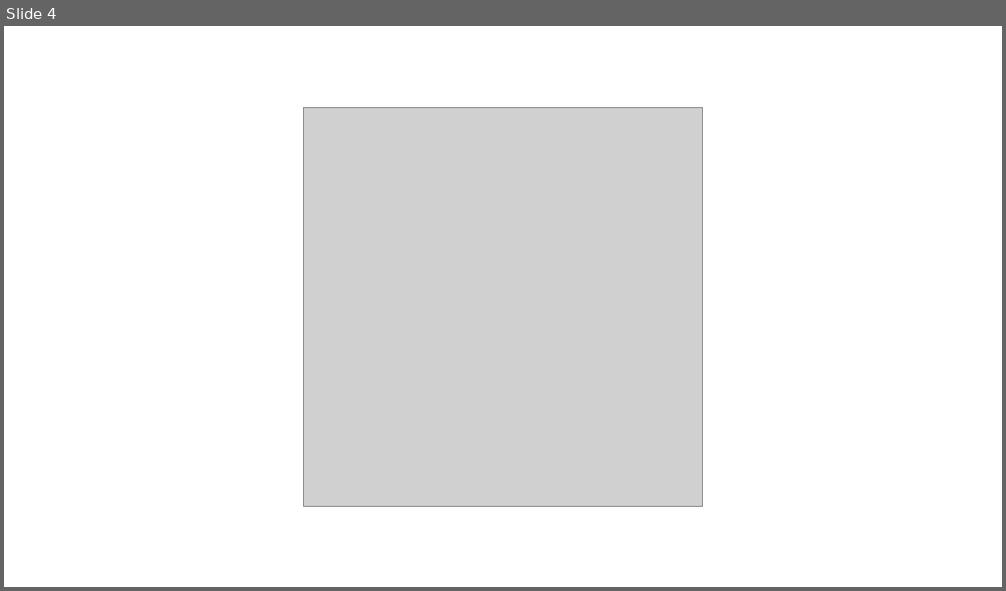
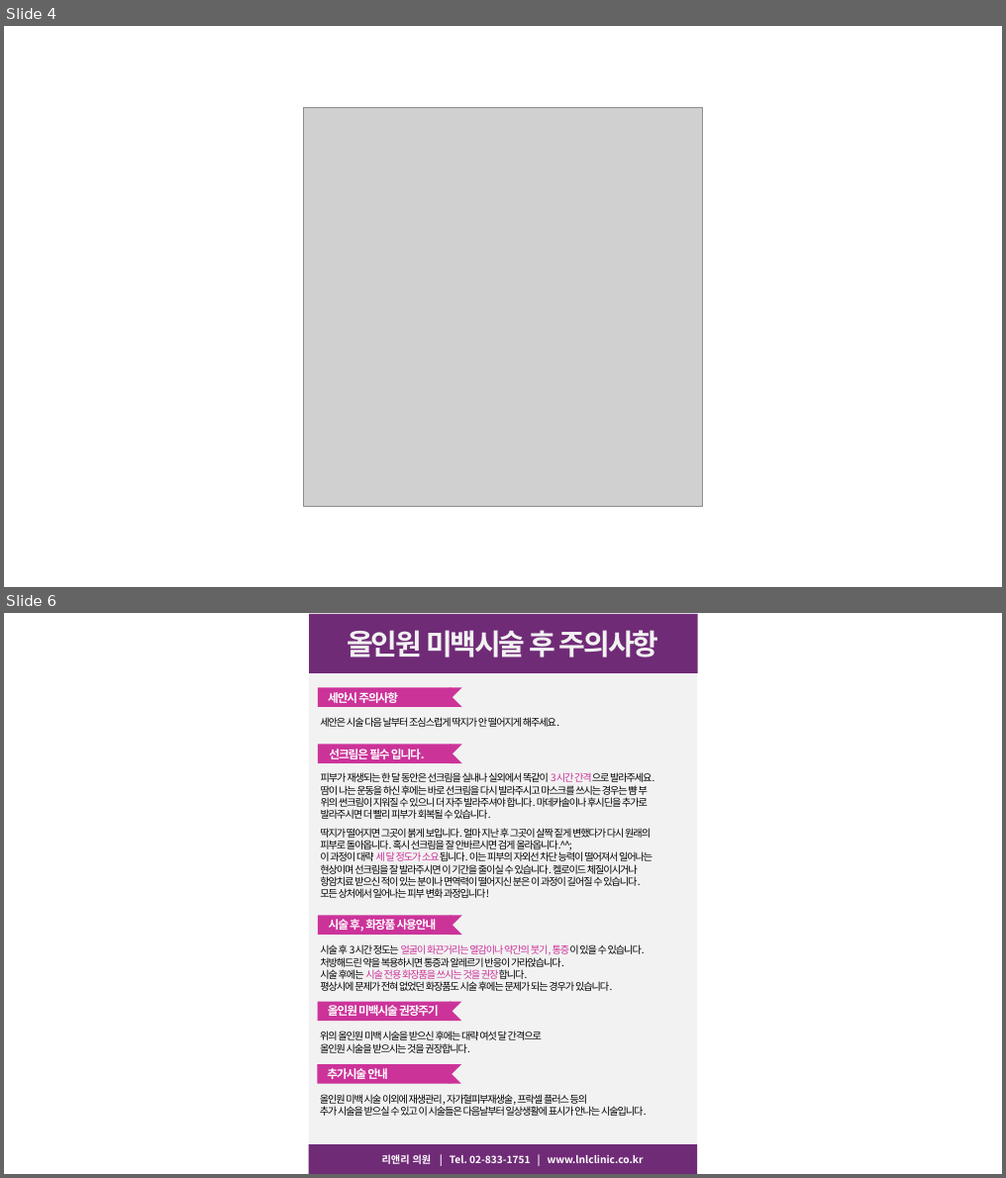
Before and after one commit to Hanswind/linli, a slide deck: etc/오시는 길.pptx. Shown one above the other, each under a label of ours: slide 4 before the commit, slides 4 and 6 after it; the slides between them are not shown. The pictures are 1006x591 and 1006x1178 pixels, drawn with LibreOffice and Linux fonts; fonts in the diff are those of the drawing; grey boxes stand for pictures. Boxes give left, top, right and bottom in pixels: in the first picture for what was removed or moved away, otherwise in the second. Text is boxed around its words. In the diff, an @@ line names an element or a change of style, - is before the commit and + after.

```diff
--- a/etc/오시는 길.pptx
+++ b/etc/오시는 길.pptx
@@ slide 6 added at box(4, 613, 1002, 1174), background #FFFFFF @@
@@ rectangle added at box(309, 613, 697, 1174), fill #F2F2F2 @@
@@ rectangle added at box(310, 614, 698, 672), fill #702B77 @@
@@ text added at box(347, 630, 659, 658), 27.7 pt, text #F2F2F2, bold @@
+올인원 미백시술 후 주의사항
@@ rectangle added at box(318, 688, 450, 707), fill #CC3399 @@
@@ text added at box(328, 692, 398, 703), 11.1 pt, text #FFFFFF, bold @@
+세안시 주의사항
@@ chevron added at box(441, 688, 462, 707), fill #CC3399 @@
@@ text added at box(320, 717, 559, 727), 9.7 pt, text #000000 @@
+세안은 시술 다음 날부터 조심스럽게 딱지가 안 떨어지게 해주세요.
@@ rectangle added at box(318, 744, 450, 763), fill #CC3399 @@
@@ text added at box(329, 749, 425, 760), 11.1 pt, text #FFFFFF, bold @@
+선크림은 필수 입니다.
@@ chevron added at box(441, 744, 462, 763), fill #CC3399 @@
@@ text added at box(321, 772, 654, 819), 9.7 pt, text #000000 @@
+피부가 재생되는 한 달 동안은 선크림을 실내나 실외에서 똑같이 3시간 간격으로 발라주세요.
+땀이 나는 운동을 하신 후에는 바로 선크림을 다시 발라주시고 마스크를 쓰시는 경우는 뺨 부
+위의 썬크림이 지워질 수 있으니 더 자주 발라주셔야 합니다. 마데카솔이나 후시딘을 추가로
+발라주시면 더 빨리 피부가 회복될 수 있습니다.
@@ text added at box(320, 828, 652, 898), 9.7 pt, text #000000 @@
+딱지가 떨어지면 그곳이 붉게 보입니다. 얼마 지난 후 그곳이 살짝 짙게 변했다가 다시 원래의
+피부로 돌아옵니다. 혹시 선크림을 잘 안바르시면 검게 올라옵니다.^^;
+이 과정이 대략 세 달 정도가 소요됩니다. 이는 피부의 자외선 차단 능력이 떨어져서 일어나는
+현상이며 선크림을 잘 발라주시면 이 기간을 줄이실 수 있습니다. 켈로이드 체질이시거나
+항암치료 받으신 적이 있는 분이나 면역력이 떨어지신 분은 이 과정이 길어질 수 있습니다.
+모든 상처에서 일어나는 피부 변화 과정입니다!
@@ rectangle added at box(318, 916, 450, 935), fill #CC3399 @@
@@ text added at box(329, 919, 437, 931), 11.1 pt, text #FFFFFF, bold @@
+시술 후, 화장품 사용안내
@@ chevron added at box(441, 916, 462, 935), fill #CC3399 @@
@@ text added at box(320, 945, 645, 991), 9.7 pt, text #000000 @@
+시술 후 3시간 정도는 얼굴이 화끈거리는 열감이나 약간의 붓기, 통증이 있을 수 있습니다.
+처방해드린 약을 복용하시면 통증과 알레르기 반응이 가라앉습니다.
+시술 후에는 시술 전용 화장품을 쓰시는 것을 권장합니다.
+평상시에 문제가 전혀 없었던 화장품도 시술 후에는 문제가 되는 경우가 있습니다.
@@ rectangle added at box(318, 1001, 450, 1021), fill #CC3399 @@
@@ text added at box(328, 1005, 439, 1016), 11.1 pt, text #FFFFFF, bold @@
+올인원 미백시술 권장주기
@@ chevron added at box(441, 1001, 462, 1021), fill #CC3399 @@
@@ text added at box(320, 1031, 542, 1054), 9.7 pt, text #000000 @@
+위의 올인원 미백 시술을 받으신 후에는 대략 여섯 달 간격으로
+올인원 시술을 받으시는 것을 권장합니다.
@@ rectangle added at box(318, 1064, 450, 1084), fill #CC3399 @@
@@ text added at box(327, 1068, 387, 1079), 11.1 pt, text #FFFFFF, bold @@
+추가시술 안내
@@ chevron added at box(440, 1064, 461, 1084), fill #CC3399 @@
@@ text added at box(320, 1094, 647, 1116), 9.7 pt, text #000000 @@
+올인원 미백 시술 이외에 재생관리, 자가혈피부재생술, 프락셀 플러스 등의
+추가 시술을 받으실 수 있고 이 시술들은 다음날부터 일상생활에 표시가 안나는 시술입니다.
@@ rectangle added at box(309, 1145, 697, 1174), fill #702B77 @@
@@ text added at box(382, 1155, 644, 1164), 9.7 pt, text #FFFFFF, bold @@
+리앤리 의원 | Tel. 02-833-1751 | www.lnlclinic.co.kr
```
Also in this commit, not shown: 1 other slide added, 12 other files.
